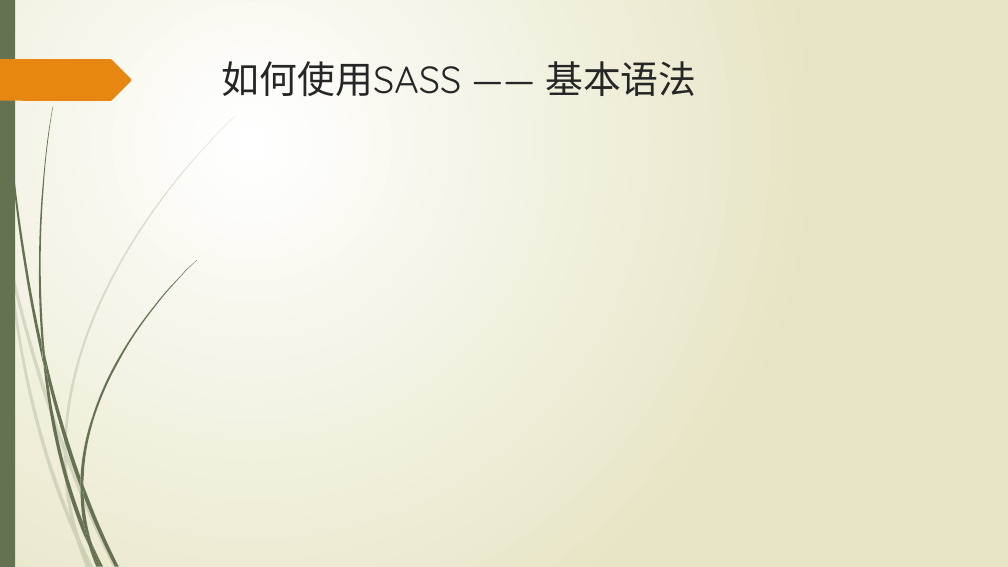
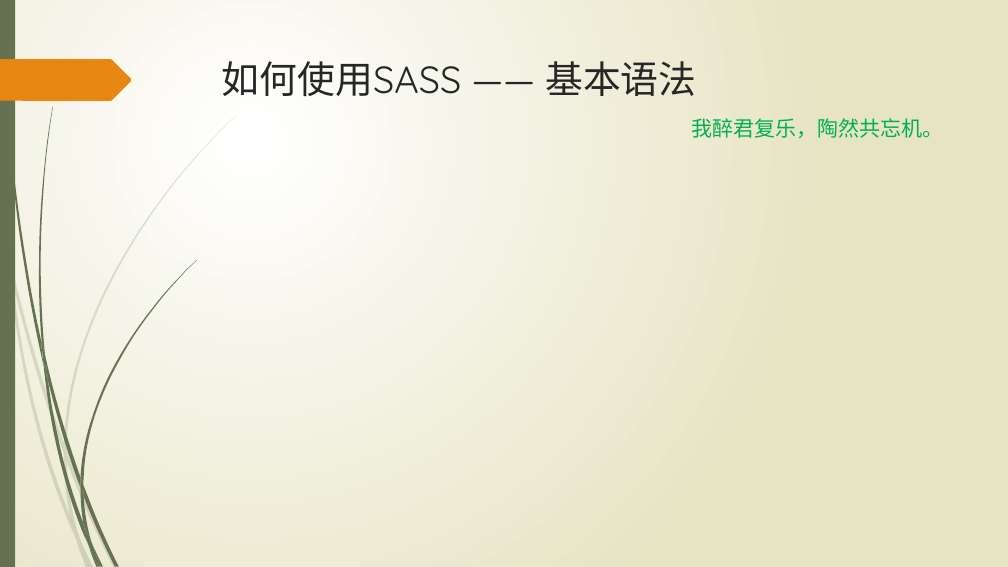
Before and after one commit to wangweihui/sassdemo, a slide deck: slide 7 of SASS愈行愈远.pptx. Drawn at 1008x567 pixels with LibreOffice and Linux fonts; fonts in the diff are those of the drawing. Boxes give left, top, right and bottom in pixels: in the first picture for what was removed or moved away, otherwise in the second. Text is boxed around its words. In the diff, an @@ line names an element or a change of style, - is before the commit and + after.

```diff
--- a/SASS愈行愈远.pptx
+++ b/SASS愈行愈远.pptx
@@ text added at bbox=[691, 118, 943, 138], 20 pt, text #00B050 @@
+我醉君复乐，陶然共忘机。
```
Also in this commit, not shown: 4 other slides changed.
